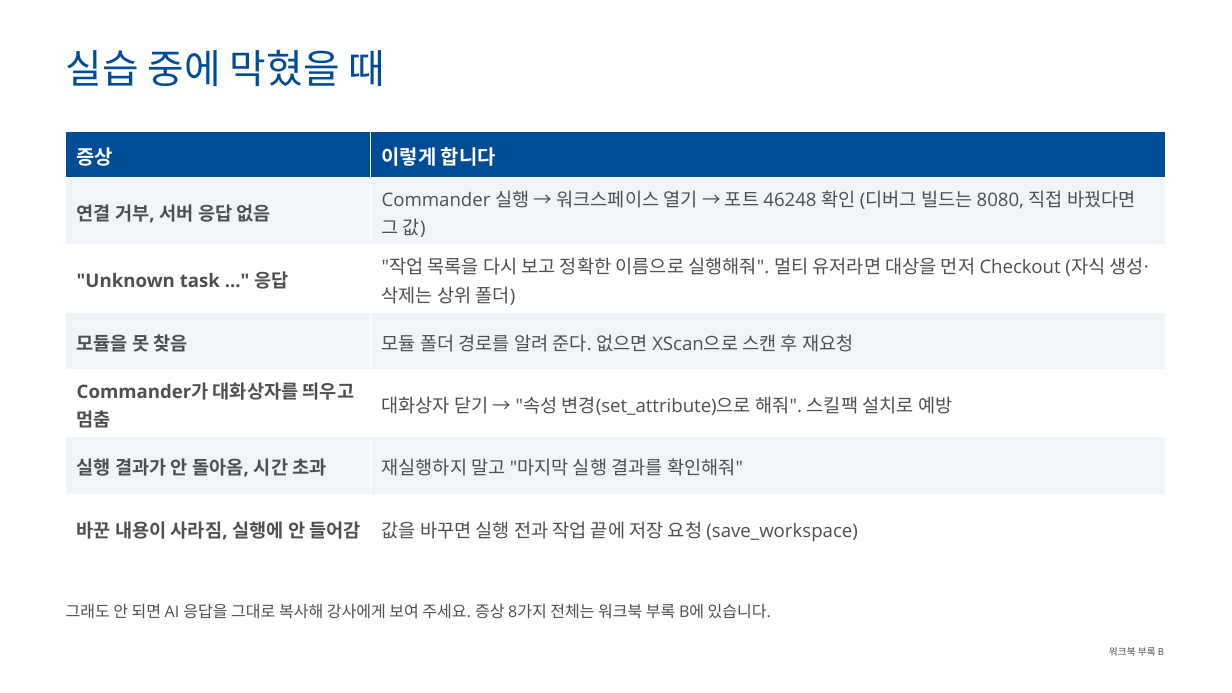
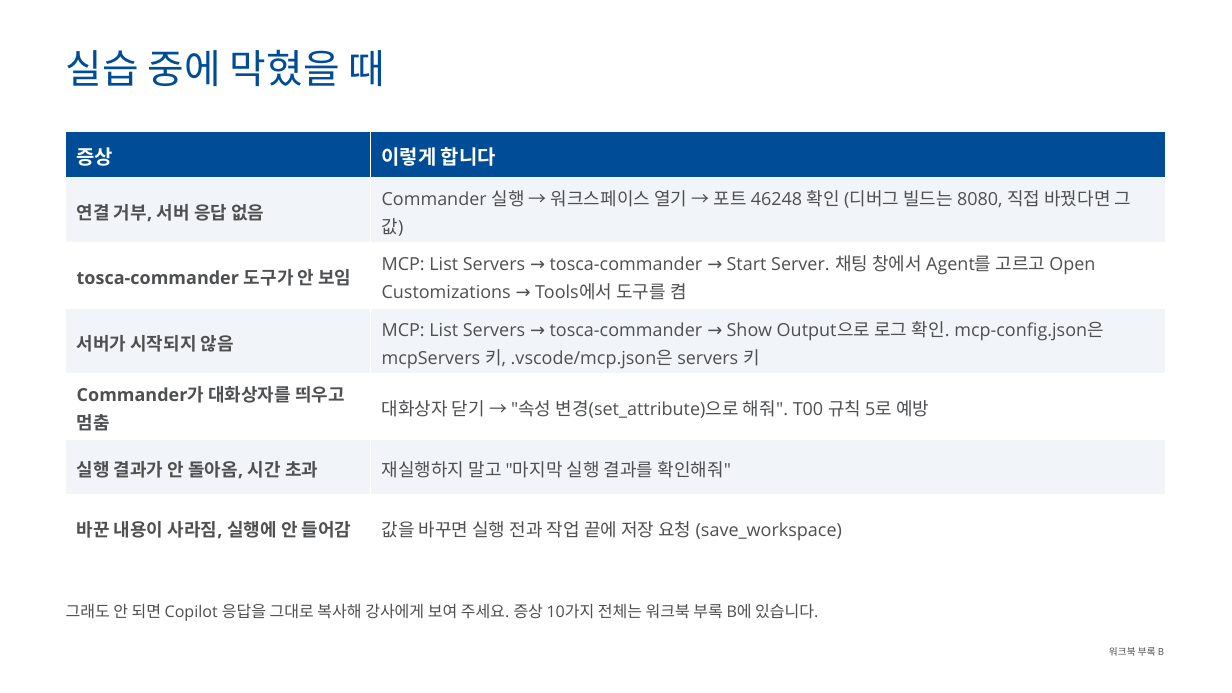
Before and after one commit to tjkim0725/Agent, a slide deck: slide 33 of tosca-mcp-training/Tosca_Commander_MCP_교육자료.pptx. Drawn at 1232x693 pixels with LibreOffice and Linux fonts; fonts in the diff are those of the drawing; background and template pictures are left out. Boxes give left, top, right and bottom in pixels: in the first picture for what was removed or moved away, otherwise in the second. Text is boxed around its words. In the diff, an @@ line names an element or a change of style, - is before the commit and + after.

```diff
--- a/tosca-mcp-training/Tosca_Commander_MCP_교육자료.pptx
+++ b/tosca-mcp-training/Tosca_Commander_MCP_교육자료.pptx
@@ table at [66,131,1165,560] @@
@@ row 3, column 1: ""Unknown task ..." 응답" to "tosca-commander 도구가 안 보임" @@
@@ row 3, column 2: ""작업 목록을 다시 보고 정확한 이름으로 실행해줘". 멀티 유저라면 대상을 먼저 Checkout (자식 생성·삭제는 상위 폴더)" to "MCP: List Servers → tosca-commander → Start Server. 채팅 창에서 Agent를 고르고 Open Customizations → Tools에서 도구를 켬" @@
-row 4, column 1: 모듈을 못 찾음
+row 4, column 1: 서버가 시작되지 않음
-row 4, column 2: 모듈 폴더 경로를 알려 준다. 없으면 XScan으로 스캔 후 재요청
+row 4, column 2: MCP: List Servers → tosca-commander → Show Output으로 로그 확인. mcp-config.json은 mcpServers 키, .vscode/mcp.json은 servers 키
@@ row 5, column 2: "대화상자 닫기 → "속성 변경(set_attribute)으로 해줘". 스킬팩 설치로 예방" to "대화상자 닫기 → "속성 변경(set_attribute)으로 해줘". T00 규칙 5로 예방" @@
@@ size 14.5 to 14 pt in "연결 거부, 서버 응답 없음", "Commander 실행 → 워크스페이스 열기 → 포트 ...", "Commander가 대화상자를 띄우고 멈춤", "실행 결과가 안 돌아옴, 시간 초과" and 3 more places @@
@@ text at [66,603,818,621]: text changed @@
-그래도 안 되면 AI 응답을 그대로 복사해 강사에게 보여 주세요. 증상 8가지 전체는 워크북 부록 B에 있습니다.
+그래도 안 되면 Copilot 응답을 그대로 복사해 강사에게 보여 주세요. 증상 10가지 전체는 워크북 부록 B에 있습니다.
```
Also in this commit, not shown: 35 other slides changed, 7 slides added, 7 slides removed, 8 other files.
